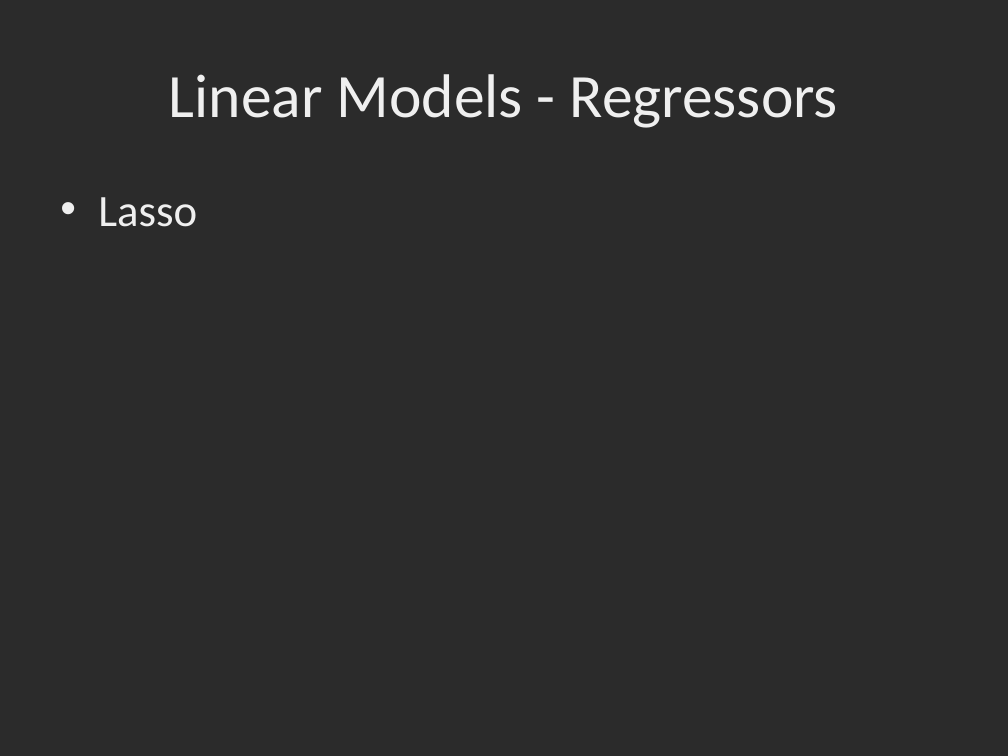
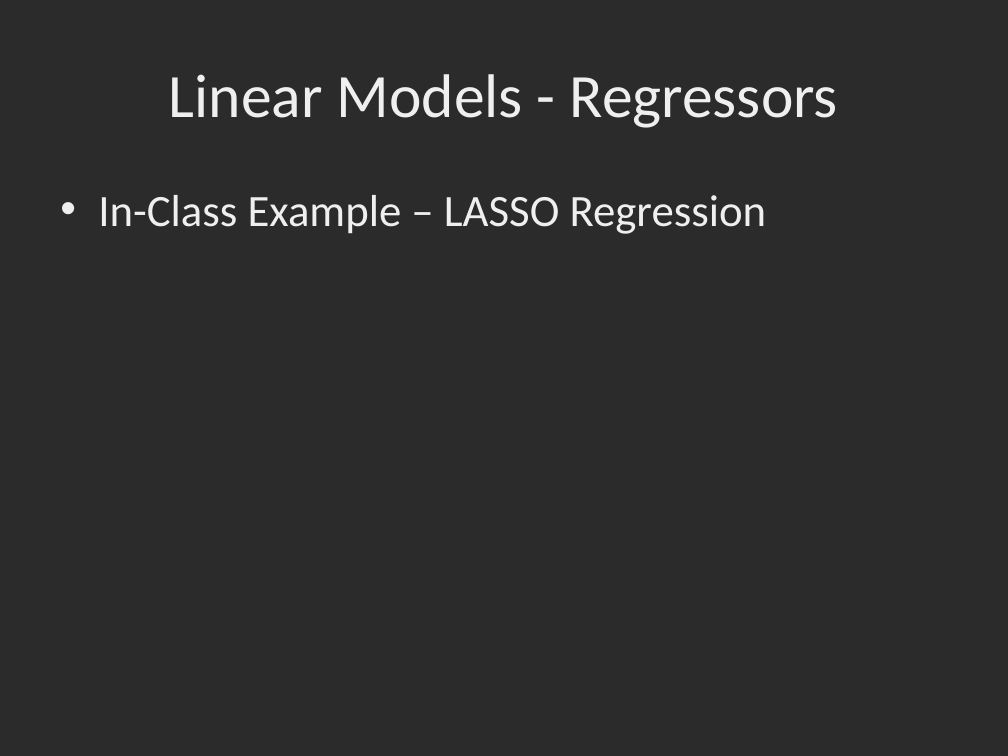
Before and after one commit to dbowmans46/PracticalProgramming, a slide deck: slide 52 of Session 7 - Python/Instructional Material/Session 7 - Python Brief Intro to Machine Learning with Scikit Learn.pptx (slide 34 before the commit). Drawn at 1008x756 pixels with LibreOffice and Linux fonts; fonts in the diff are those of the drawing; background and template pictures are left out; a plain dark background stands for a picture behind light text. Boxes give left, top, right and bottom in pixels: in the first picture for what was removed or moved away, otherwise in the second. Text is boxed around its words. In the diff, an @@ line names an element or a change of style, - is before the commit and + after.

Commit message:
Added slides for linear regressor, ridge, and lasso.  Added more classifiers to go over.

```diff
--- a/Session 7 - Python/Instructional Material/Session 7 - Python Brief Intro to Machine Learning with Scikit Learn.pptx
+++ b/Session 7 - Python/Instructional Material/Session 7 - Python Brief Intro to Machine Learning with Scikit Learn.pptx
@@ text at [98,195,767,234]: text changed @@
-• Lasso
+• In-Class Example – LASSO Regression
```
Also in this commit, not shown: 5 other slides changed, 18 slides added.
